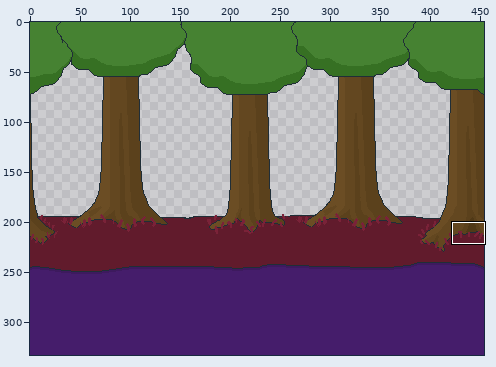
Sprite sheet -- assets/tree_parallax_0.png. Above: a wide view before the commit, with the close-up outlined.
Close-up. First the earlier version:
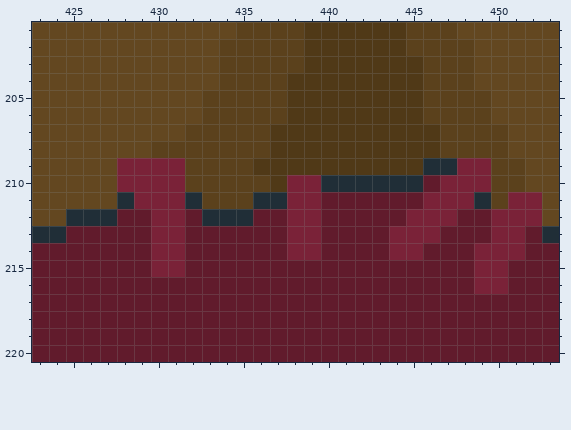
The file is 454x333 pixels. Shown: x 423..453, y 201..220. The commit also changed other parts of the picture, which this record leaves out.
The same view after the edit:
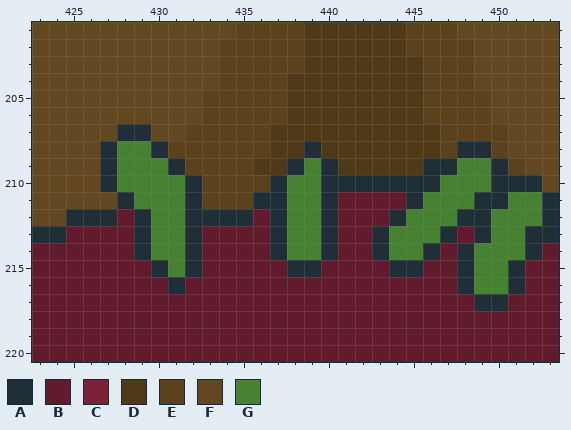
Palette (. is transparent): A #202e37  B #611b2c  C #7a2238  D #503917  E #5b411c  F #634720  G #468232
What changed:
Colour B becomes colour A in row 210 at x 446; in row 211 at x 440 and 445; in row 212 at x 429, 432, 437, 440, 444 and 448 to 449; in row 213 at x 429, 432, 437, 440, 443, 447, 449 and 452; in row 214 at x 429, 432, 437, 440, 443, 446, 448 and 452; in row 215 at x 432, 438 to 439, 444 to 445, 448 and 451.
Colour B becomes colour A in row 216 at x 431, 448 and 451; in row 217 at x 449 to 450.
Colour C becomes colour A in row 209 at x 431; in row 215 at x 430.
Colour D becomes colour A in row 208 at x 439; in row 209 at x 438 and 440; in row 210 at x 437.
Colour E becomes colour A in row 208 at x 430 and 448 to 449; in row 209 at x 450; in row 210 at x 432 and 450 to 451; in row 211 at x 450.
Colour F becomes colour A in row 207 at x 428 to 429; in rows 208 to 209 at x 427; in row 210 at x 427 and 452; in rows 211 to 212 at x 453.
Colour C becomes colour G in row 209 at x 428 to 430 and 448 to 449; in row 210 at x 428 to 431, 438 to 439 and 447 to 449; in row 211 at x 429 to 431, 438 to 439, 446 to 448 and 451 to 452; in row 212 at x 430 to 431, 438 to 439, 445 to 447 and 450 to 452; in row 213 at x 430 to 431, 438 to 439, 444 to 446 and 450 to 451; in row 214 at x 430 to 431, 438 to 439, 444 to 445 and 449 to 451.
Colour C becomes colour G in row 215 at x 431 and 449 to 450; in row 216 at x 449 to 450.
Colour D becomes colour G in row 209 at x 439.
Colour F becomes colour G in row 208 at x 428 to 429.
Changed places in both close-ups, as pixel boxes (x1, y1, x2, y2):
changed: (100, 124, 559, 311)
